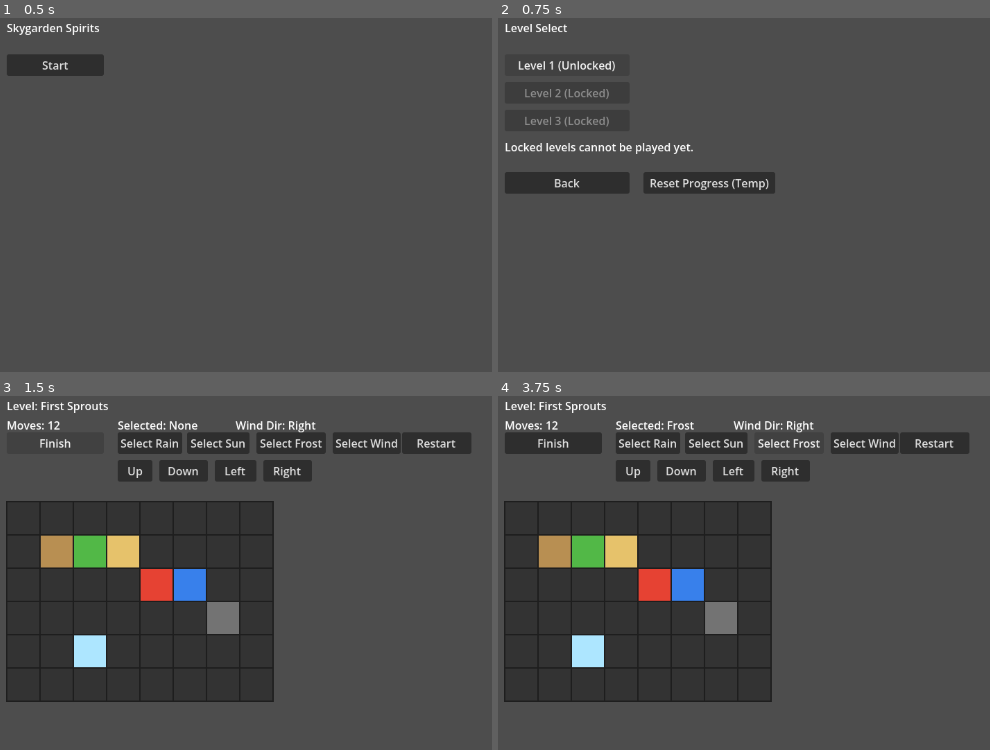
Above: before the commit, frames 1-4 (two rows, left to right).
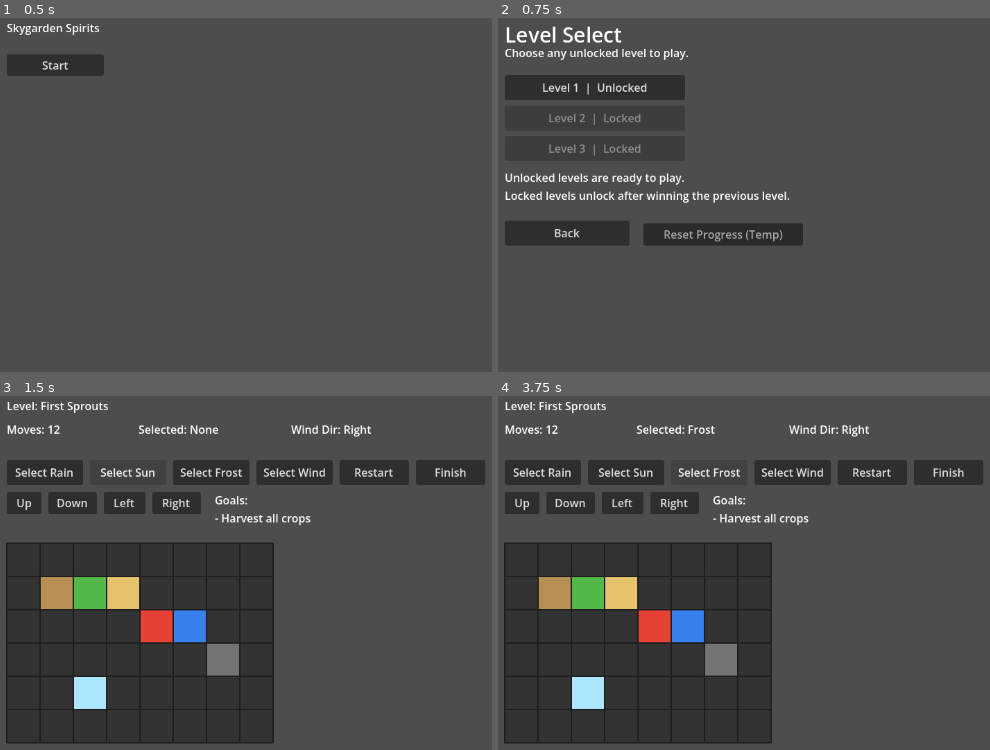
Above: after the commit, the same moments.

Repository: maab88/skygarden-spirits
Game: Godot game, scene res://scenes/menu/main_menu.tscn
Two runs of this game, one before a commit and one after it. Both use one fixed random seed, a clock stepped at 60 frames per second and the inputs below. The project has no main scene, so this scene is started directly.
Inputs:
- Up to frame 1 (0.5 s): no input
- Up to frame 2 (0.75 s): click "Start" at 0.5 s
- Up to frame 3 (1.5 s): click "Level 1 (Unlocked)" (after the commit: "Level 1 | Unlocked") at 1.25 s
- Up to frame 4 (3.75 s): click "Select Rain" at 2 s; click "Select Sun" at 2.75 s; click "Select Frost" at 3.5 s

Frame 1 is identical in both runs. In frame 2, 11% of the frame differs, in the area x 1-62%, y 1-65%; in frame 3, 29%; in frame 4, 30%, in the area x 1-99%, y 7-99%.

Commit message:
Improve HUD clarity and usability polish

Diff:
--- a/scenes/gameplay/gameplay.tscn
+++ b/scenes/gameplay/gameplay.tscn
@@ -7,103 +7,110 @@
 script = ExtResource("1")
 
 [node name="BoardRenderer" type="Node2D" parent="." unique_id=343945528]
-position = Vector2(40, 190)
+position = Vector2(40, 250)
 script = ExtResource("2")
 
 [node name="LevelNameLabel" type="Label" parent="." unique_id=1561451605]
 offset_left = 40.0
 offset_top = 40.0
-offset_right = 320.0
-offset_bottom = 63.0
+offset_right = 420.0
+offset_bottom = 66.0
 text = "Level: (not loaded)"
 
 [node name="MovesLabel" type="Label" parent="." unique_id=109234001]
 offset_left = 40.0
-offset_top = 68.0
-offset_right = 180.0
-offset_bottom = 91.0
+offset_top = 74.0
+offset_right = 200.0
+offset_bottom = 100.0
 text = "Moves: 0"
 
 [node name="SelectedPowerLabel" type="Label" parent="." unique_id=109234004]
-offset_left = 200.0
-offset_top = 68.0
-offset_right = 360.0
-offset_bottom = 91.0
+offset_left = 230.0
+offset_top = 74.0
+offset_right = 430.0
+offset_bottom = 100.0
 text = "Selected: None"
 
 [node name="WindDirectionLabel" type="Label" parent="." unique_id=109234007]
-offset_left = 370.0
-offset_top = 68.0
-offset_right = 520.0
-offset_bottom = 91.0
+offset_left = 450.0
+offset_top = 74.0
+offset_right = 620.0
+offset_bottom = 100.0
 text = "Wind Dir: Right"
 
 [node name="RainButton" type="Button" parent="." unique_id=109234002]
-offset_left = 200.0
-offset_top = 90.0
-offset_right = 290.0
-offset_bottom = 121.0
+offset_left = 40.0
+offset_top = 130.0
+offset_right = 150.0
+offset_bottom = 166.0
 text = "Select Rain"
 
 [node name="SunButton" type="Button" parent="." unique_id=109234005]
-offset_left = 300.0
-offset_top = 90.0
-offset_right = 390.0
-offset_bottom = 121.0
+offset_left = 160.0
+offset_top = 130.0
+offset_right = 270.0
+offset_bottom = 166.0
 text = "Select Sun"
 
 [node name="FrostButton" type="Button" parent="." unique_id=109234006]
-offset_left = 400.0
-offset_top = 90.0
-offset_right = 500.0
-offset_bottom = 121.0
+offset_left = 280.0
+offset_top = 130.0
+offset_right = 390.0
+offset_bottom = 166.0
 text = "Select Frost"
 
 [node name="WindButton" type="Button" parent="." unique_id=109234008]
-offset_left = 510.0
-offset_top = 90.0
-offset_right = 600.0
-offset_bottom = 121.0
+offset_left = 400.0
+offset_top = 130.0
+offset_right = 510.0
+offset_bottom = 166.0
 text = "Select Wind"
 
 [node name="RestartButton" type="Button" parent="." unique_id=109234003]
-offset_left = 610.0
-offset_top = 90.0
-offset_right = 710.0
-offset_bottom = 121.0
+offset_left = 520.0
+offset_top = 130.0
+offset_right = 620.0
+offset_bottom = 166.0
 text = "Restart"
 
 [node name="FinishButton" type="Button" parent="." unique_id=112441111]
-offset_left = 40.0
-offset_top = 90.0
-offset_right = 180.0
-offset_bottom = 121.0
+offset_left = 630.0
+offset_top = 130.0
+offset_right = 730.0
+offset_bottom = 166.0
 text = "Finish"
 
 [node name="WindUpButton" type="Button" parent="." unique_id=109234009]
-offset_left = 200.0
-offset_top = 130.0
-offset_right = 250.0
-offset_bottom = 161.0
+offset_left = 40.0
+offset_top = 176.0
+offset_right = 90.0
+offset_bottom = 208.0
 text = "Up"
 
 [node name="WindDownButton" type="Button" parent="." unique_id=109234010]
-offset_left = 260.0
-offset_top = 130.0
-offset_right = 330.0
-offset_bottom = 161.0
+offset_left = 100.0
+offset_top = 176.0
+offset_right = 170.0
+offset_bottom = 208.0
 text = "Down"
 
 [node name="WindLeftButton" type="Button" parent="." unique_id=109234011]
-offset_left = 340.0
-offset_top = 130.0
-offset_right = 400.0
-offset_bottom = 161.0
+offset_left = 180.0
+offset_top = 176.0
+offset_right = 240.0
+offset_bottom = 208.0
 text = "Left"
 
 [node name="WindRightButton" type="Button" parent="." unique_id=109234012]
-offset_left = 410.0
-offset_top = 130.0
-offset_right = 480.0
-offset_bottom = 161.0
+offset_left = 250.0
+offset_top = 176.0
+offset_right = 320.0
+offset_bottom = 208.0
 text = "Right"
+
+[node name="GoalsLabel" type="Label" parent="." unique_id=109234013]
+offset_left = 340.0
+offset_top = 176.0
+offset_right = 730.0
+offset_bottom = 238.0
+text = "Goals:"
--- a/scenes/menu/level_select.tscn
+++ b/scenes/menu/level_select.tscn
@@ -15,54 +15,64 @@
 layout_mode = 0
 offset_left = 40.0
 offset_top = 40.0
-offset_right = 220.0
-offset_bottom = 63.0
+offset_right = 320.0
+offset_bottom = 70.0
+theme_override_font_sizes/font_size = 30
 text = "Level Select"
+
+[node name="SubtitleLabel" type="Label" parent="."]
+layout_mode = 0
+offset_left = 40.0
+offset_top = 76.0
+offset_right = 520.0
+offset_bottom = 104.0
+text = "Choose any unlocked level to play."
 
 [node name="Level1Button" type="Button" parent="."]
 layout_mode = 0
 offset_left = 40.0
-offset_top = 90.0
-offset_right = 220.0
-offset_bottom = 121.0
+offset_top = 120.0
+offset_right = 300.0
+offset_bottom = 156.0
 text = "Level 1"
 
 [node name="Level2Button" type="Button" parent="."]
 layout_mode = 0
 offset_left = 40.0
-offset_top = 130.0
-offset_right = 220.0
-offset_bottom = 161.0
+offset_top = 164.0
+offset_right = 300.0
+offset_bottom = 200.0
 text = "Level 2"
 
 [node name="Level3Button" type="Button" parent="."]
 layout_mode = 0
 offset_left = 40.0
-offset_top = 170.0
-offset_right = 220.0
-offset_bottom = 201.0
+offset_top = 208.0
+offset_right = 300.0
+offset_bottom = 244.0
 text = "Level 3"
 
 [node name="LockInfoLabel" type="Label" parent="."]
 layout_mode = 0
 offset_left = 40.0
-offset_top = 212.0
-offset_right = 420.0
-offset_bottom = 246.0
-text = "Locked levels cannot be played yet."
+offset_top = 256.0
+offset_right = 560.0
+offset_bottom = 314.0
+text = "Unlocked levels are ready to play.\nLocked levels unlock after winning the previous level."
 
 [node name="BackButton" type="Button" parent="."]
 layout_mode = 0
 offset_left = 40.0
-offset_top = 260.0
+offset_top = 330.0
 offset_right = 220.0
-offset_bottom = 291.0
+offset_bottom = 366.0
 text = "Back"
 
 [node name="ResetProgressButton" type="Button" parent="."]
 layout_mode = 0
 offset_left = 240.0
-offset_top = 260.0
-offset_right = 430.0
-offset_bottom = 291.0
+offset_top = 334.0
+offset_right = 470.0
+offset_bottom = 366.0
+modulate = Color(0.75, 0.75, 0.75, 1)
 text = "Reset Progress (Temp)"
--- a/scenes/ui/results.tscn
+++ b/scenes/ui/results.tscn
@@ -13,24 +13,26 @@
 
 [node name="TitleLabel" type="Label" parent="." unique_id=1769708207]
 layout_mode = 0
-offset_left = 40.0
-offset_top = 40.0
-offset_right = 180.0
-offset_bottom = 63.0
+offset_left = 60.0
+offset_top = 48.0
+offset_right = 520.0
+offset_bottom = 100.0
+theme_override_font_sizes/font_size = 42
 text = "Results"
 
 [node name="ReasonLabel" type="Label" parent="." unique_id=1769708208]
 layout_mode = 0
-offset_left = 40.0
-offset_top = 72.0
-offset_right = 520.0
-offset_bottom = 116.0
+offset_left = 60.0
+offset_top = 120.0
+offset_right = 680.0
+offset_bottom = 210.0
+theme_override_font_sizes/font_size = 24
 text = "Reason"
 
 [node name="BackToMenuButton" type="Button" parent="." unique_id=1466495105]
 layout_mode = 0
-offset_left = 40.0
-offset_top = 130.0
-offset_right = 240.0
-offset_bottom = 161.0
+offset_left = 60.0
+offset_top = 240.0
+offset_right = 300.0
+offset_bottom = 286.0
 text = "Back to Menu"
--- a/scripts/gameplay/gameplay.gd
+++ b/scripts/gameplay/gameplay.gd
@@ -15,6 +15,7 @@
 @onready var moves_label: Label = $MovesLabel
 @onready var selected_power_label: Label = $SelectedPowerLabel
 @onready var wind_direction_label: Label = $WindDirectionLabel
+@onready var goals_label: Label = $GoalsLabel
 @onready var board_renderer: BoardRenderer = $BoardRenderer
 
 const DEFAULT_LEVEL_PATH := "res://data/levels/level_001.json"
@@ -124,6 +125,7 @@
 		moves_label.text = "Moves: 0"
 		selected_power_label.text = "Selected: None"
 		wind_direction_label.text = "Wind Dir: Right"
+		goals_label.text = "Goals:\n- Could not load level goals."
 		board_state = BoardState.new(8, 6, TileState.EMPTY)
 		board_renderer.set_board(board_state)
 		return
@@ -302,6 +304,7 @@
 		selected_power_label.text = "Selected: %s" % selected_power
 
 	wind_direction_label.text = "Wind Dir: %s" % _wind_direction_to_text(selected_wind_direction)
+	goals_label.text = _build_goals_text()
 
 func _wind_direction_to_text(direction: Vector2i) -> String:
 	if direction == Vector2i.UP:
@@ -311,3 +314,15 @@
 	if direction == Vector2i.LEFT:
 		return "Left"
 	return "Right"
+
+func _build_goals_text() -> String:
+	if current_level_data == null:
+		return "Goals:\n- No goals loaded."
+
+	if current_level_data.win_conditions.is_empty():
+		return "Goals:\n- No win goals listed."
+
+	var text := "Goals:"
+	for condition in current_level_data.win_conditions:
+		text += "\n- %s" % _win_condition_to_text(condition)
+	return text
--- a/scripts/ui/level_select.gd
+++ b/scripts/ui/level_select.gd
@@ -47,12 +47,12 @@
 	_set_level_button_state(level_1_button, "level_001", "Level 1")
 	_set_level_button_state(level_2_button, "level_002", "Level 2")
 	_set_level_button_state(level_3_button, "level_003", "Level 3")
-	lock_info_label.text = "Locked levels cannot be played yet."
+	lock_info_label.text = "Unlocked levels are ready to play.\nLocked levels unlock after winning the previous level."
 
 func _set_level_button_state(button: Button, level_id: String, display_name: String) -> void:
 	var unlocked := ProgressionService.is_level_unlocked(level_id)
 	button.disabled = not unlocked
 	if unlocked:
-		button.text = "%s (Unlocked)" % display_name
+		button.text = "%s  |  Unlocked" % display_name
 	else:
-		button.text = "%s (Locked)" % display_name
+		button.text = "%s  |  Locked" % display_name
--- a/scripts/ui/results.gd
+++ b/scripts/ui/results.gd
@@ -12,6 +12,10 @@
 
 	title_label.text = ResultState.title
 	reason_label.text = ResultState.reason
+	if ResultState.is_win:
+		title_label.modulate = Color(0.25, 0.8, 0.35, 1.0)
+	else:
+		title_label.modulate = Color(0.9, 0.35, 0.35, 1.0)
 	back_to_menu_button.pressed.connect(_on_back_to_menu_button_pressed)
 
 func _on_back_to_menu_button_pressed() -> void:
